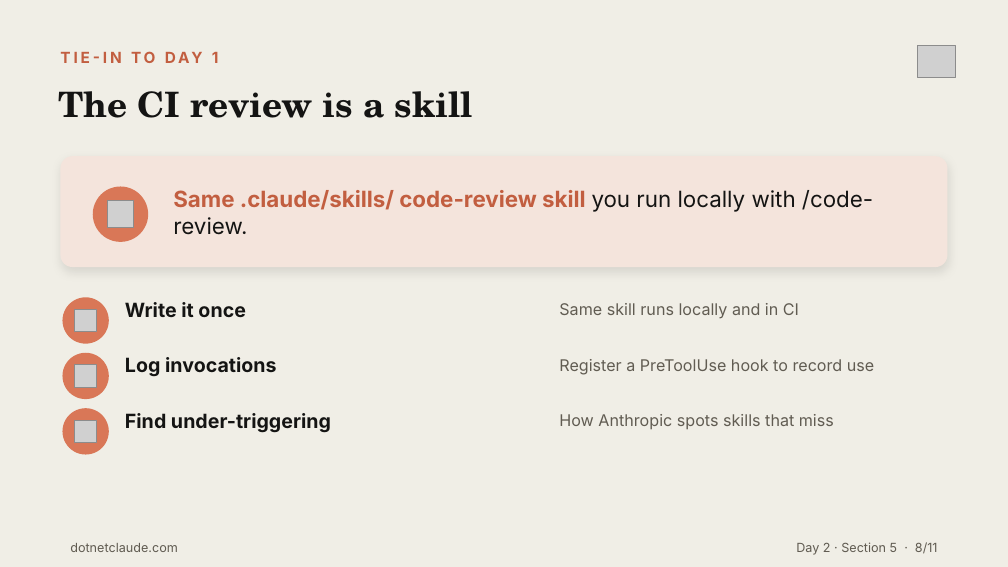
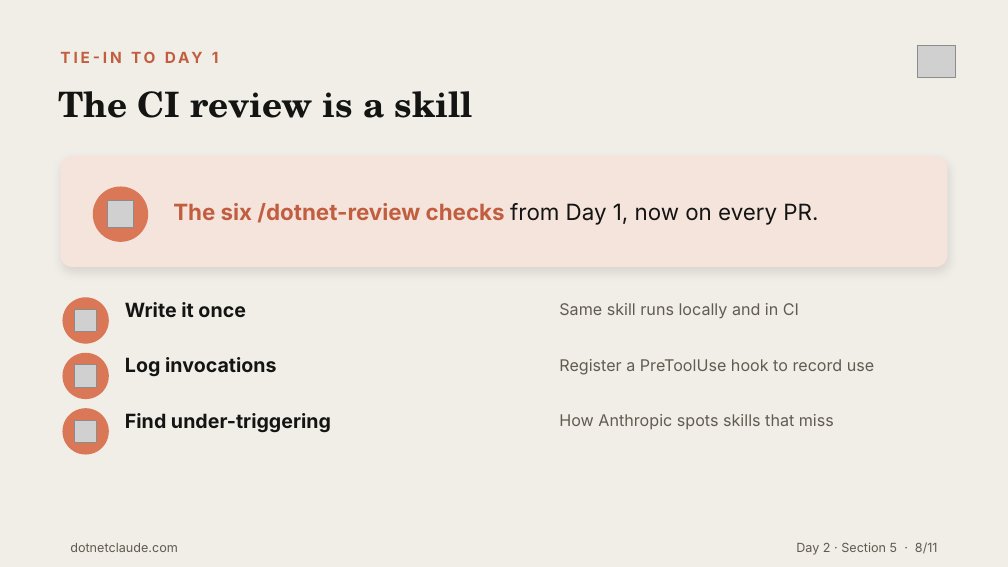
Before and after one commit to cwoodruff/dotnet-claude-workshop-content, a slide deck: slide 8 of decks/Day 2/Day2-Section5-AI-Testing-CICD.pptx. Drawn at 1008x567 pixels with LibreOffice and Linux fonts; fonts in the diff are those of the drawing; grey boxes stand for pictures. Boxes give left, top, right and bottom in pixels: in the first picture for what was removed or moved away, otherwise in the second. Text is boxed around its words. In the diff, an @@ line names an element or a change of style, - is before the commit and + after.

```diff
--- a/decks/Day 2/Day2-Section5-AI-Testing-CICD.pptx
+++ b/decks/Day 2/Day2-Section5-AI-Testing-CICD.pptx
@@ text at bbox=[173, 203, 818, 225]: text changed @@
-Same .claude/skills/ code-review skill you run locally with /code-review.
+The six /dotnet-review checks from Day 1, now on every PR.
```
Also in this commit, not shown: 53 other files.
